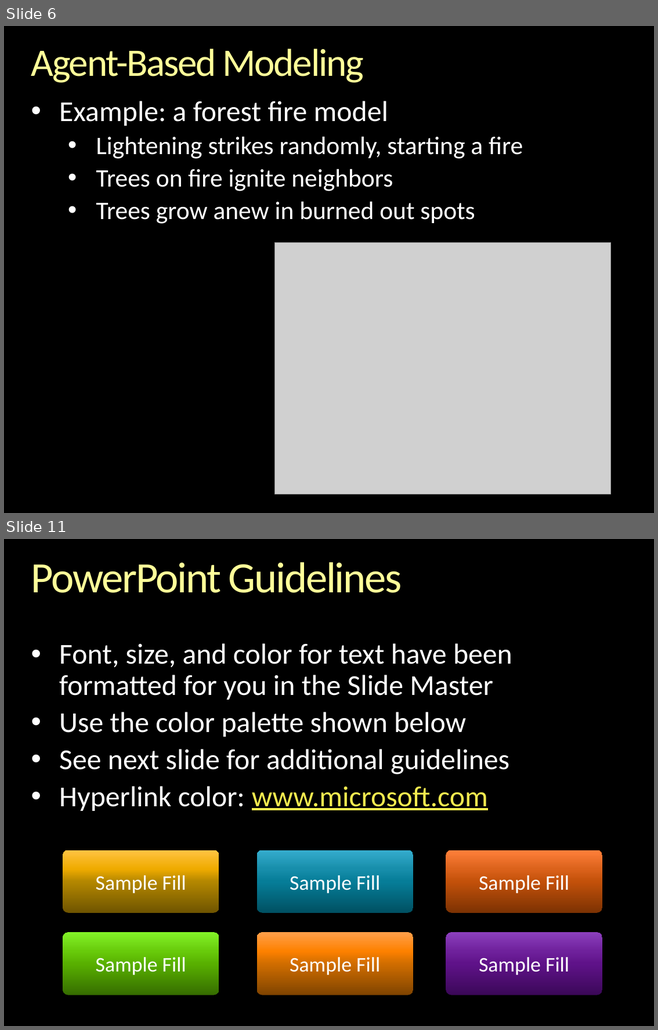
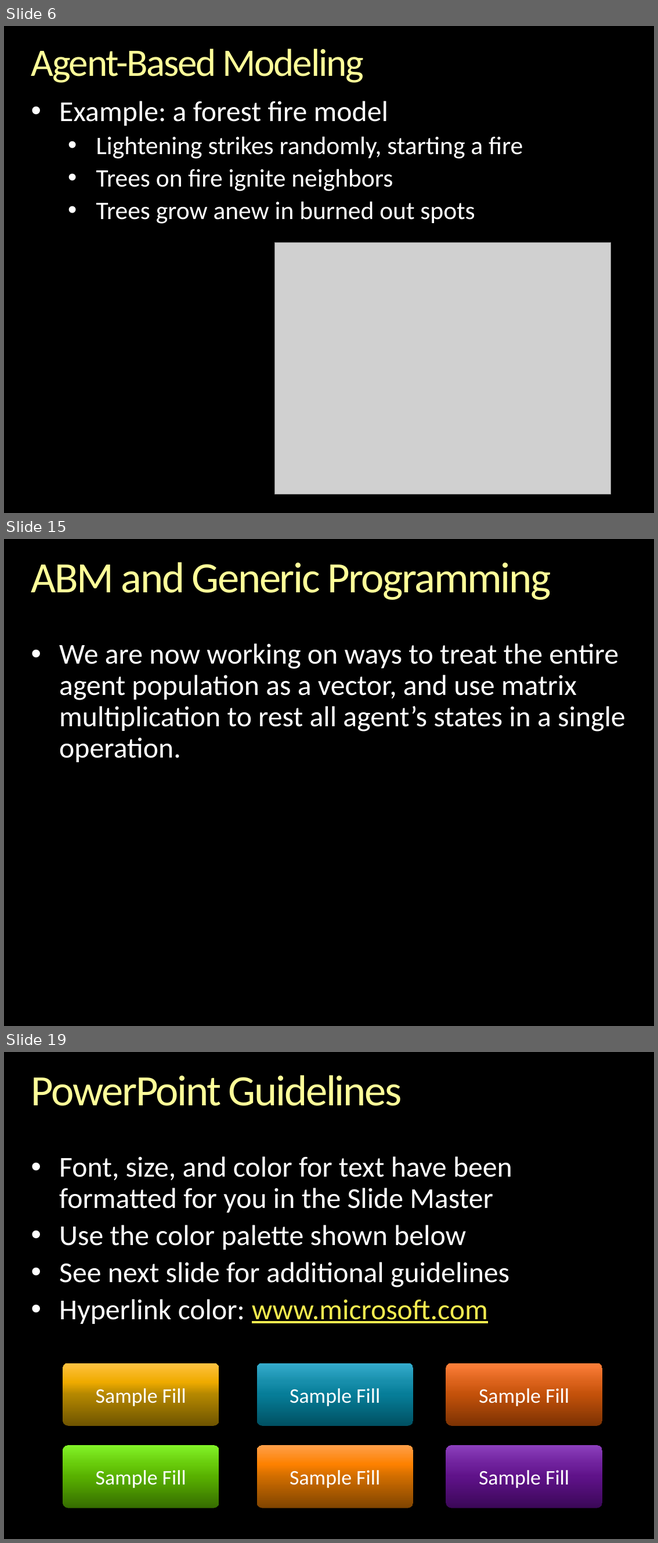
Before and after one commit to gcallah/indras_net, a slide deck: docs/GenericProgrammingAndABM.pptx. Shown one above the other, each under a label of ours: slides 6 and 11 before the commit, slides 6, 15 and 19 after it; the slides between them are not shown. The pictures are 658x1030 and 658x1543 pixels, drawn with LibreOffice and Linux fonts; fonts in the diff are those of the drawing; grey boxes stand for pictures; background and template pictures are left out. Boxes give left, top, right and bottom in pixels: in the first picture for what was removed or moved away, otherwise in the second. Text is boxed around its words. In the diff, an @@ line names an element or a change of style, - is before the commit and + after.

```diff
--- a/docs/GenericProgrammingAndABM.pptx
+++ b/docs/GenericProgrammingAndABM.pptx
@@ slide 15 added at box(4, 539, 654, 1026), background picture (left out) @@
@@ title added at box(31, 562, 550, 600), 48 pt, text gradient #FFFFB9 to #FFFF99 to #F6AE1E @@
+ABM and Generic Programming
@@ text added at box(59, 643, 625, 762), 32 pt, text #FFFFFF @@
+• We are now working on ways to treat the entire agent population as a vector, and use matrix multiplication to rest all agent’s states in a single operation.
@@ what was slide 11 is now slide 19 @@
```
Also in this commit, not shown: 3 slides changed, 9 other slides added, 5 slides removed.
